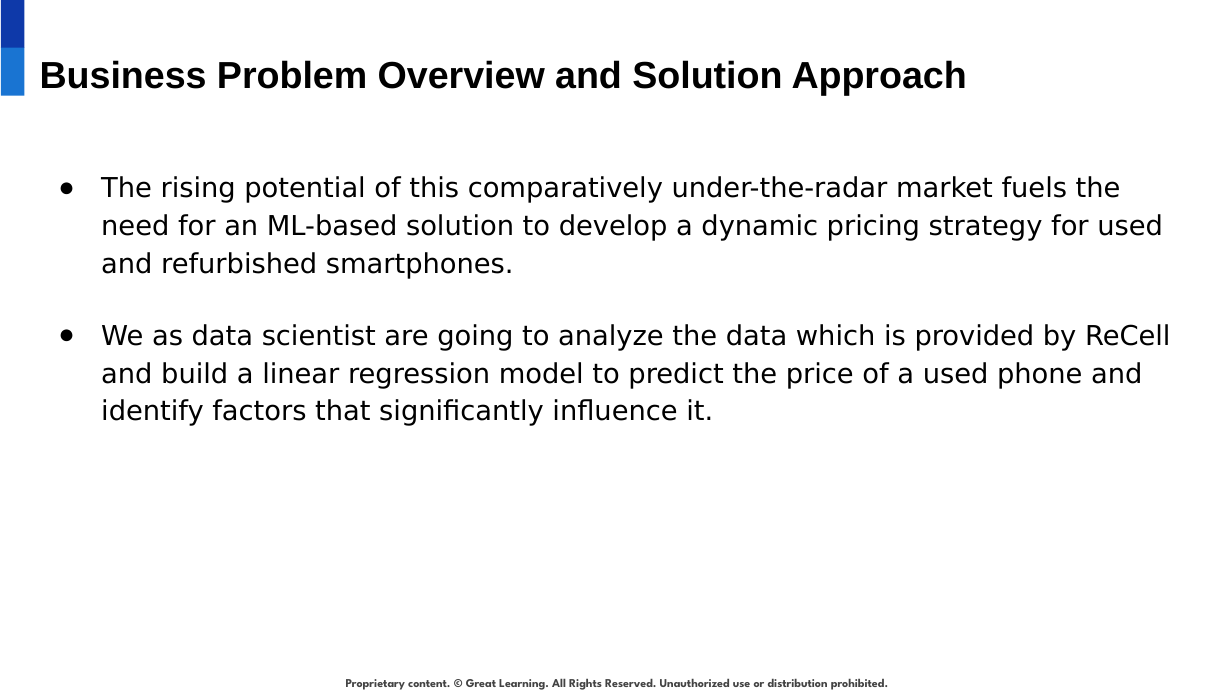
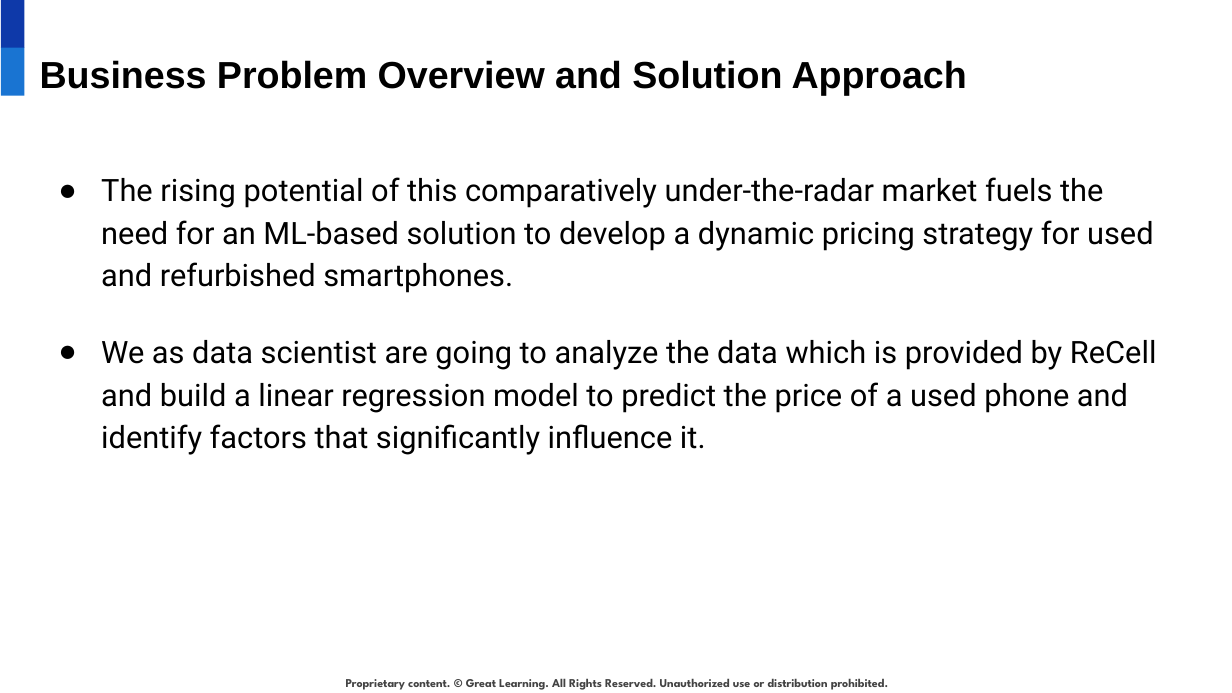
Before and after one commit to narges-shahmo/UT-Austin-Data-Science-Post-Graduate, a slide deck: slide 3 of linear regression/used_cellphone_presentation.pptx. Drawn at 1232x693 pixels with LibreOffice and Linux fonts; fonts in the diff are those of the drawing; background and template pictures are left out. Boxes give left, top, right and bottom in pixels: in the first picture for what was removed or moved away, otherwise in the second. Text is boxed around its words. In the diff, an @@ line names an element or a change of style, - is before the commit and + after.

```diff
--- a/linear regression/used_cellphone_presentation.pptx
+++ b/linear regression/used_cellphone_presentation.pptx
@@ text "The rising potential of this ..." at (x1=101, y1=177, x2=1157, y2=455): size 16 to 18 pt, font DejaVu Sans to Roboto @@
```
Also in this commit, not shown: 5 other slides changed, 4 slides added, 2 slides removed, 2 other files.
